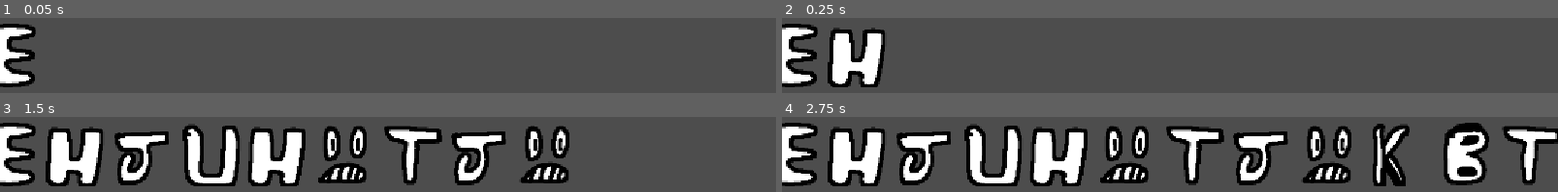
Above: before the commit, frames 1-4 (two rows, left to right).
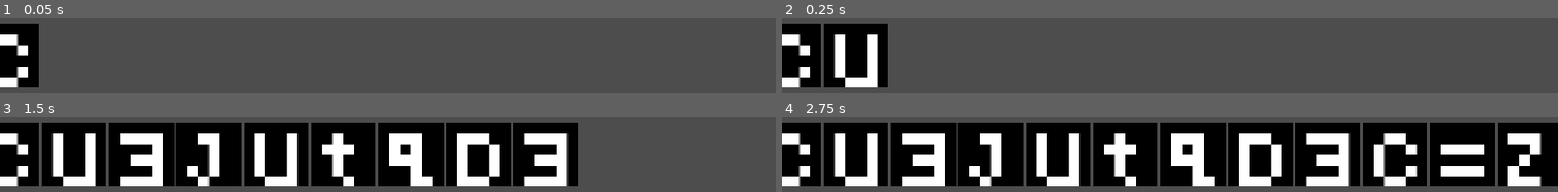
Above: after the commit, the same moments.

Repository: Ranger-Yev/project_sequence
Game: Godot game, scene res://text_engine.tscn
Two runs of this game, one before a commit and one after it. Both use one fixed random seed, a clock stepped at 60 frames per second and the inputs below. The project has no main scene, so this scene is started directly.
Inputs:
- Up to frame 1 (0.05 s): no input
- Up to frame 2 (0.25 s): no input
- Up to frame 3 (1.5 s): tap Enter (ui_accept) at 0.5, 0.77 s; hold Up (ui_up) 0.53-1.28 s; hold Down (ui_down) from 1.28 s (still down)
- Up to frame 4 (2.75 s): tap Enter (ui_accept) at 1.52 s; release Down (ui_down) at 2.03 s; hold Up (ui_up) from 2.03 s (still down)

The runs differ from the first frame. In frame 1, 2.9% of the frame differs, in the area x 0-5%, y 7-93%; in frame 2, 6.8%; in frame 3, 44%; in frame 4, 59%, in the area x 0-100%, y 7-93%.

Commit message:
Started testing the letter node to make sure I can use it inside the text engine.

Diff:
--- a/letter.tscn
+++ b/letter.tscn
@@ -1,7 +1,268 @@
 [gd_scene format=3 uid="uid://di6e0eej8okqg"]
 
-[ext_resource type="Texture2D" uid="uid://dtnyjjdchah0n" path="res://Art/font.png" id="1_r6swm"]
+[ext_resource type="Texture2D" uid="uid://b8janef2ac365" path="res://Art/fonts/prog_type_font_sheet.png" id="1_57kop"]
+[ext_resource type="Texture2D" uid="uid://dtnyjjdchah0n" path="res://Art/fonts/font.png" id="1_r6swm"]
 [ext_resource type="Script" uid="uid://d4dc2f3w6l4u8" path="res://letter.gd" id="2_5gbsb"]
+
+[sub_resource type="AtlasTexture" id="AtlasTexture_tnubf"]
+atlas = ExtResource("1_57kop")
+region = Rect2(0, 0, 96, 96)
+
+[sub_resource type="AtlasTexture" id="AtlasTexture_pbegj"]
+atlas = ExtResource("1_57kop")
+region = Rect2(96, 0, 96, 96)
+
+[sub_resource type="AtlasTexture" id="AtlasTexture_vi3qv"]
+atlas = ExtResource("1_57kop")
+region = Rect2(192, 0, 96, 96)
+
+[sub_resource type="AtlasTexture" id="AtlasTexture_if5m5"]
+atlas = ExtResource("1_57kop")
+region = Rect2(288, 0, 96, 96)
+
+[sub_resource type="AtlasTexture" id="AtlasTexture_0vwfv"]
+atlas = ExtResource("1_57kop")
+region = Rect2(384, 0, 96, 96)
+
+[sub_resource type="AtlasTexture" id="AtlasTexture_0qge3"]
+atlas = ExtResource("1_57kop")
+region = Rect2(480, 0, 96, 96)
+
+[sub_resource type="AtlasTexture" id="AtlasTexture_lcp34"]
+atlas = ExtResource("1_57kop")
+region = Rect2(576, 0, 96, 96)
+
+[sub_resource type="AtlasTexture" id="AtlasTexture_b75bn"]
+atlas = ExtResource("1_57kop")
+region = Rect2(672, 0, 96, 96)
+
+[sub_resource type="AtlasTexture" id="AtlasTexture_uw164"]
+atlas = ExtResource("1_57kop")
+region = Rect2(768, 0, 96, 96)
+
+[sub_resource type="AtlasTexture" id="AtlasTexture_pmsld"]
+atlas = ExtResource("1_57kop")
+region = Rect2(864, 0, 96, 96)
+
+[sub_resource type="AtlasTexture" id="AtlasTexture_8hjgn"]
+atlas = ExtResource("1_57kop")
+region = Rect2(960, 0, 96, 96)
+
+[sub_resource type="AtlasTexture" id="AtlasTexture_6yj1l"]
+atlas = ExtResource("1_57kop")
+region = Rect2(1056, 0, 96, 96)
+
+[sub_resource type="AtlasTexture" id="AtlasTexture_sjlrs"]
+atlas = ExtResource("1_57kop")
+region = Rect2(1152, 0, 96, 96)
+
+[sub_resource type="AtlasTexture" id="AtlasTexture_1fnjm"]
+atlas = ExtResource("1_57kop")
+region = Rect2(1248, 0, 96, 96)
+
+[sub_resource type="AtlasTexture" id="AtlasTexture_2xhbs"]
+atlas = ExtResource("1_57kop")
+region = Rect2(1344, 0, 96, 96)
+
+[sub_resource type="AtlasTexture" id="AtlasTexture_m6smk"]
+atlas = ExtResource("1_57kop")
+region = Rect2(1440, 0, 96, 96)
+
+[sub_resource type="AtlasTexture" id="AtlasTexture_oh2dv"]
+atlas = ExtResource("1_57kop")
+region = Rect2(1536, 0, 96, 96)
+
+[sub_resource type="AtlasTexture" id="AtlasTexture_4yh50"]
+atlas = ExtResource("1_57kop")
+region = Rect2(1632, 0, 96, 96)
+
+[sub_resource type="AtlasTexture" id="AtlasTexture_4v32t"]
+atlas = ExtResource("1_57kop")
+region = Rect2(1728, 0, 96, 96)
+
+[sub_resource type="AtlasTexture" id="AtlasTexture_0s3hh"]
+atlas = ExtResource("1_57kop")
+region = Rect2(1824, 0, 96, 96)
+
+[sub_resource type="AtlasTexture" id="AtlasTexture_452lp"]
+atlas = ExtResource("1_57kop")
+region = Rect2(1920, 0, 96, 96)
+
+[sub_resource type="AtlasTexture" id="AtlasTexture_1ca52"]
+atlas = ExtResource("1_57kop")
+region = Rect2(2016, 0, 96, 96)
+
+[sub_resource type="AtlasTexture" id="AtlasTexture_r6h4c"]
+atlas = ExtResource("1_57kop")
+region = Rect2(2112, 0, 96, 96)
+
+[sub_resource type="AtlasTexture" id="AtlasTexture_bqua3"]
+atlas = ExtResource("1_57kop")
+region = Rect2(2208, 0, 96, 96)
+
+[sub_resource type="AtlasTexture" id="AtlasTexture_vmvx1"]
+atlas = ExtResource("1_57kop")
+region = Rect2(2304, 0, 96, 96)
+
+[sub_resource type="AtlasTexture" id="AtlasTexture_xprqh"]
+atlas = ExtResource("1_57kop")
+region = Rect2(2400, 0, 96, 96)
+
+[sub_resource type="AtlasTexture" id="AtlasTexture_m4d7a"]
+atlas = ExtResource("1_57kop")
+region = Rect2(2496, 0, 96, 96)
+
+[sub_resource type="AtlasTexture" id="AtlasTexture_ibtbt"]
+atlas = ExtResource("1_57kop")
+region = Rect2(2592, 0, 96, 96)
+
+[sub_resource type="AtlasTexture" id="AtlasTexture_fbdqo"]
+atlas = ExtResource("1_57kop")
+region = Rect2(2688, 0, 96, 96)
+
+[sub_resource type="AtlasTexture" id="AtlasTexture_h6jwf"]
+atlas = ExtResource("1_57kop")
+region = Rect2(2784, 0, 96, 96)
+
+[sub_resource type="AtlasTexture" id="AtlasTexture_dmcqc"]
+atlas = ExtResource("1_57kop")
+region = Rect2(2880, 0, 96, 96)
+
+[sub_resource type="AtlasTexture" id="AtlasTexture_enivv"]
+atlas = ExtResource("1_57kop")
+region = Rect2(2976, 0, 96, 96)
+
+[sub_resource type="AtlasTexture" id="AtlasTexture_4y0dq"]
+atlas = ExtResource("1_57kop")
+region = Rect2(3072, 0, 96, 96)
+
+[sub_resource type="AtlasTexture" id="AtlasTexture_25k8n"]
+atlas = ExtResource("1_57kop")
+region = Rect2(3168, 0, 96, 96)
+
+[sub_resource type="AtlasTexture" id="AtlasTexture_kbrg3"]
+atlas = ExtResource("1_57kop")
+region = Rect2(3264, 0, 96, 96)
+
+[sub_resource type="AtlasTexture" id="AtlasTexture_pfgoo"]
+atlas = ExtResource("1_57kop")
+region = Rect2(3360, 0, 96, 96)
+
+[sub_resource type="AtlasTexture" id="AtlasTexture_k5abt"]
+atlas = ExtResource("1_57kop")
+region = Rect2(3456, 0, 96, 96)
+
+[sub_resource type="AtlasTexture" id="AtlasTexture_ss5ro"]
+atlas = ExtResource("1_57kop")
+region = Rect2(3552, 0, 96, 96)
+
+[sub_resource type="AtlasTexture" id="AtlasTexture_27nvg"]
+atlas = ExtResource("1_57kop")
+region = Rect2(3648, 0, 96, 96)
+
+[sub_resource type="AtlasTexture" id="AtlasTexture_k0lxi"]
+atlas = ExtResource("1_57kop")
+region = Rect2(3744, 0, 96, 96)
+
+[sub_resource type="AtlasTexture" id="AtlasTexture_7hclk"]
+atlas = ExtResource("1_57kop")
+region = Rect2(3840, 0, 96, 96)
+
+[sub_resource type="AtlasTexture" id="AtlasTexture_heesk"]
+atlas = ExtResource("1_57kop")
+region = Rect2(3936, 0, 96, 96)
+
+[sub_resource type="AtlasTexture" id="AtlasTexture_bnsli"]
+atlas = ExtResource("1_57kop")
+region = Rect2(4032, 0, 96, 96)
+
+[sub_resource type="AtlasTexture" id="AtlasTexture_mmynw"]
+atlas = ExtResource("1_57kop")
+region = Rect2(4128, 0, 96, 96)
+
+[sub_resource type="AtlasTexture" id="AtlasTexture_xknxx"]
+atlas = ExtResource("1_57kop")
+region = Rect2(4224, 0, 96, 96)
+
+[sub_resource type="AtlasTexture" id="AtlasTexture_8koyu"]
+atlas = ExtResource("1_57kop")
+region = Rect2(4320, 0, 96, 96)
+
+[sub_resource type="AtlasTexture" id="AtlasTexture_lrtcm"]
+atlas = ExtResource("1_57kop")
+region = Rect2(4416, 0, 96, 96)
+
+[sub_resource type="AtlasTexture" id="AtlasTexture_xbt6q"]
+atlas = ExtResource("1_57kop")
+region = Rect2(4512, 0, 96, 96)
+
+[sub_resource type="AtlasTexture" id="AtlasTexture_alab6"]
+atlas = ExtResource("1_57kop")
+region = Rect2(4608, 0, 96, 96)
+
+[sub_resource type="AtlasTexture" id="AtlasTexture_mrg2d"]
+atlas = ExtResource("1_57kop")
+region = Rect2(4704, 0, 96, 96)
+
+[sub_resource type="AtlasTexture" id="AtlasTexture_c6x4m"]
+atlas = ExtResource("1_57kop")
+region = Rect2(4800, 0, 96, 96)
+
+[sub_resource type="AtlasTexture" id="AtlasTexture_eunom"]
+atlas = ExtResource("1_57kop")
+region = Rect2(4896, 0, 96, 96)
+
+[sub_resource type="AtlasTexture" id="AtlasTexture_cm6hf"]
+atlas = ExtResource("1_57kop")
+region = Rect2(4992, 0, 96, 96)
+
+[sub_resource type="AtlasTexture" id="AtlasTexture_vd37q"]
+atlas = ExtResource("1_57kop")
+region = Rect2(5088, 0, 96, 96)
+
+[sub_resource type="AtlasTexture" id="AtlasTexture_lm7kr"]
+atlas = ExtResource("1_57kop")
+region = Rect2(5184, 0, 96, 96)
+
+[sub_resource type="AtlasTexture" id="AtlasTexture_gdv7c"]
+atlas = ExtResource("1_57kop")
+region = Rect2(5280, 0, 96, 96)
+
+[sub_resource type="AtlasTexture" id="AtlasTexture_ij37c"]
+atlas = ExtResource("1_57kop")
+region = Rect2(5376, 0, 96, 96)
+
+[sub_resource type="AtlasTexture" id="AtlasTexture_qwpsg"]
+atlas = ExtResource("1_57kop")
+region = Rect2(5472, 0, 96, 96)
+
+[sub_resource type="AtlasTexture" id="AtlasTexture_ant84"]
+atlas = ExtResource("1_57kop")
+region = Rect2(5568, 0, 96, 96)
+
+[sub_resource type="AtlasTexture" id="AtlasTexture_p0dm7"]
+atlas = ExtResource("1_57kop")
+region = Rect2(5664, 0, 96, 96)
+
+[sub_resource type="AtlasTexture" id="AtlasTexture_hyh48"]
+atlas = ExtResource("1_57kop")
+region = Rect2(5760, 0, 96, 96)
+
+[sub_resource type="AtlasTexture" id="AtlasTexture_pvgpv"]
+atlas = ExtResource("1_57kop")
+region = Rect2(5856, 0, 96, 96)
+
+[sub_resource type="AtlasTexture" id="AtlasTexture_yq3qs"]
+atlas = ExtResource("1_57kop")
+region = Rect2(5952, 0, 96, 96)
+
+[sub_resource type="AtlasTexture" id="AtlasTexture_jf05w"]
+atlas = ExtResource("1_57kop")
+region = Rect2(6048, 0, 96, 96)
+
+[sub_resource type="AtlasTexture" id="AtlasTexture_15wp8"]
+atlas = ExtResource("1_57kop")
+region = Rect2(6144, 0, 96, 96)
 
 [sub_resource type="AtlasTexture" id="AtlasTexture_5gbsb"]
 atlas = ExtResource("1_r6swm")
@@ -123,6 +384,206 @@
 animations = [{
 "frames": [{
 "duration": 1.0,
+"texture": SubResource("AtlasTexture_tnubf")
+}, {
+"duration": 1.0,
+"texture": SubResource("AtlasTexture_pbegj")
+}, {
+"duration": 1.0,
+"texture": SubResource("AtlasTexture_vi3qv")
+}, {
+"duration": 1.0,
+"texture": SubResource("AtlasTexture_if5m5")
+}, {
+"duration": 1.0,
+"texture": SubResource("AtlasTexture_0vwfv")
+}, {
+"duration": 1.0,
+"texture": SubResource("AtlasTexture_0qge3")
+}, {
+"duration": 1.0,
+"texture": SubResource("AtlasTexture_lcp34")
+}, {
+"duration": 1.0,
+"texture": SubResource("AtlasTexture_b75bn")
+}, {
+"duration": 1.0,
+"texture": SubResource("AtlasTexture_uw164")
+}, {
+"duration": 1.0,
+"texture": SubResource("AtlasTexture_pmsld")
+}, {
+"duration": 1.0,
+"texture": SubResource("AtlasTexture_8hjgn")
+}, {
+"duration": 1.0,
+"texture": SubResource("AtlasTexture_6yj1l")
+}, {
+"duration": 1.0,
+"texture": SubResource("AtlasTexture_sjlrs")
+}, {
+"duration": 1.0,
+"texture": SubResource("AtlasTexture_1fnjm")
+}, {
+"duration": 1.0,
+"texture": SubResource("AtlasTexture_2xhbs")
+}, {
+"duration": 1.0,
+"texture": SubResource("AtlasTexture_m6smk")
+}, {
+"duration": 1.0,
+"texture": SubResource("AtlasTexture_oh2dv")
+}, {
+"duration": 1.0,
+"texture": SubResource("AtlasTexture_4yh50")
+}, {
+"duration": 1.0,
+"texture": SubResource("AtlasTexture_4v32t")
+}, {
+"duration": 1.0,
+"texture": SubResource("AtlasTexture_0s3hh")
+}, {
+"duration": 1.0,
+"texture": SubResource("AtlasTexture_452lp")
+}, {
+"duration": 1.0,
+"texture": SubResource("AtlasTexture_1ca52")
+}, {
+"duration": 1.0,
+"texture": SubResource("AtlasTexture_r6h4c")
+}, {
+"duration": 1.0,
+"texture": SubResource("AtlasTexture_bqua3")
+}, {
+"duration": 1.0,
+"texture": SubResource("AtlasTexture_vmvx1")
+}, {
+"duration": 1.0,
+"texture": SubResource("AtlasTexture_xprqh")
+}, {
+"duration": 1.0,
+"texture": SubResource("AtlasTexture_m4d7a")
+}, {
+"duration": 1.0,
+"texture": SubResource("AtlasTexture_ibtbt")
+}, {
+"duration": 1.0,
+"texture": SubResource("AtlasTexture_fbdqo")
+}, {
+"duration": 1.0,
+"texture": SubResource("AtlasTexture_h6jwf")
+}, {
+"duration": 1.0,
+"texture": SubResource("AtlasTexture_dmcqc")
+}, {
+"duration": 1.0,
+"texture": SubResource("AtlasTexture_enivv")
+}, {
+"duration": 1.0,
+"texture": SubResource("AtlasTexture_4y0dq")
+}, {
+"duration": 1.0,
+"texture": SubResource("AtlasTexture_25k8n")
+}, {
+"duration": 1.0,
+"texture": SubResource("AtlasTexture_kbrg3")
+}, {
+"duration": 1.0,
+"texture": SubResource("AtlasTexture_pfgoo")
+}, {
+"duration": 1.0,
+"texture": SubResource("AtlasTexture_k5abt")
+}, {
+"duration": 1.0,
+"texture": SubResource("AtlasTexture_ss5ro")
+}, {
+"duration": 1.0,
+"texture": SubResource("AtlasTexture_27nvg")
+}, {
+"duration": 1.0,
+"texture": SubResource("AtlasTexture_k0lxi")
+}, {
+"duration": 1.0,
+"texture": SubResource("AtlasTexture_7hclk")
+}, {
+"duration": 1.0,
+"texture": SubResource("AtlasTexture_heesk")
+}, {
+"duration": 1.0,
+"texture": SubResource("AtlasTexture_bnsli")
+}, {
+"duration": 1.0,
+"texture": SubResource("AtlasTexture_mmynw")
+}, {
+"duration": 1.0,
+"texture": SubResource("AtlasTexture_xknxx")
+}, {
+"duration": 1.0,
+"texture": SubResource("AtlasTexture_8koyu")
+}, {
+"duration": 1.0,
+"texture": SubResource("AtlasTexture_lrtcm")
+}, {
+"duration": 1.0,
+"texture": SubResource("AtlasTexture_xbt6q")
+}, {
+"duration": 1.0,
+"texture": SubResource("AtlasTexture_alab6")
+}, {
+"duration": 1.0,
+"texture": SubResource("AtlasTexture_mrg2d")
+}, {
+"duration": 1.0,
+"texture": SubResource("AtlasTexture_c6x4m")
+}, {
+"duration": 1.0,
+"texture": SubResource("AtlasTexture_eunom")
+}, {
+"duration": 1.0,
+"texture": SubResource("AtlasTexture_cm6hf")
+}, {
+"duration": 1.0,
+"texture": SubResource("AtlasTexture_vd37q")
+}, {
+"duration": 1.0,
+"texture": SubResource("AtlasTexture_lm7kr")
+}, {
+"duration": 1.0,
+"texture": SubResource("AtlasTexture_gdv7c")
+}, {
+"duration": 1.0,
+"texture": SubResource("AtlasTexture_ij37c")
+}, {
+"duration": 1.0,
+"texture": SubResource("AtlasTexture_qwpsg")
+}, {
+"duration": 1.0,
+"texture": SubResource("AtlasTexture_ant84")
+}, {
+"duration": 1.0,
+"texture": SubResource("AtlasTexture_p0dm7")
+}, {
+"duration": 1.0,
+"texture": SubResource("AtlasTexture_hyh48")
+}, {
+"duration": 1.0,
+"texture": SubResource("AtlasTexture_pvgpv")
+}, {
+"duration": 1.0,
+"texture": SubResource("AtlasTexture_yq3qs")
+}, {
+"duration": 1.0,
+"texture": SubResource("AtlasTexture_jf05w")
+}, {
+"duration": 1.0,
+"texture": SubResource("AtlasTexture_15wp8")
+}],
+"loop": 1,
+"name": &"prog_type",
+"speed": 5.0
+}, {
+"frames": [{
+"duration": 1.0,
 "texture": SubResource("AtlasTexture_5gbsb")
 }, {
 "duration": 1.0,
@@ -210,11 +671,11 @@
 "texture": SubResource("AtlasTexture_tg51k")
 }],
 "loop": 1,
-"name": &"Tinkle Font",
+"name": &"tinkle_type",
 "speed": 5.0
 }]
 
 [node name="Letter" type="AnimatedSprite2D" unique_id=1408741801]
 sprite_frames = SubResource("SpriteFrames_s37yc")
-animation = &"Tinkle Font"
+animation = &"prog_type"
 script = ExtResource("2_5gbsb")
--- a/text_engine.gd
+++ b/text_engine.gd
@@ -2,7 +2,10 @@
 var rng = RandomNumberGenerator.new()
 @onready var letters = $letters
 var letter: PackedScene = preload("res://letter.tscn")
-var alphabet_t = ["a","b","c","d","e","f","g","h","i","j","k","l","m","n","o","p","q","r","s","t","u","v","w","x","y","z","!","?","sf","ff",]
+var alphabet_t = ["a","b","c","d","e","f","g","h","i","j","k","l","m","n","o","p",
+"q","r","s","t","u","v","w","x","y","z","!","?","sf","ff"]
+var alphabet_p = ["a","b","c","d","e","f","g","h","i","j","k","l","m","n","o","p",
+"q","r","s","t","u","v","w","x","y","z","1","2","3","4","5","6","7","8","9","!","?","/","|","@","#","$","*","(",")","'"]
 var sts = "" # sentence to spell
 var space = 60 # pixels between chars. ~60 pixels between words (space is technically a char).
 var frame = -1
@@ -16,8 +19,14 @@
 	if frame % 10 == 1:
 		var new_letter = letter.instantiate() as AnimatedSprite2D
 		new_letter.global_position = Vector2(pos.x * frame, pos.y)
-		var luck = rng.randi_range(0,29)
 		letters.add_child(new_letter)
+		var luck = rng.randi_range(0,1)
+		if luck == 1:
+			luck = rng.randi_range(0,29)
+		else:
+			luck = rng.randi_range(0,64)
+
+
 		new_letter.set_let(luck)
 
 func spawn_let() -> void:
Renamed: Art/font.png -> Art/fonts/font.png
Not shown, added: Art/fonts/font.png.import
Binary file removed: Art/fonts/hacker_type_font_sheet.png
Binary file changed: Art/fonts/prog_type_font_ase.aseprite
Binary file added: Art/fonts/prog_type_font_sheet.png
Not shown, changed: Art/fonts/prog_type_font_sheet.png.import
